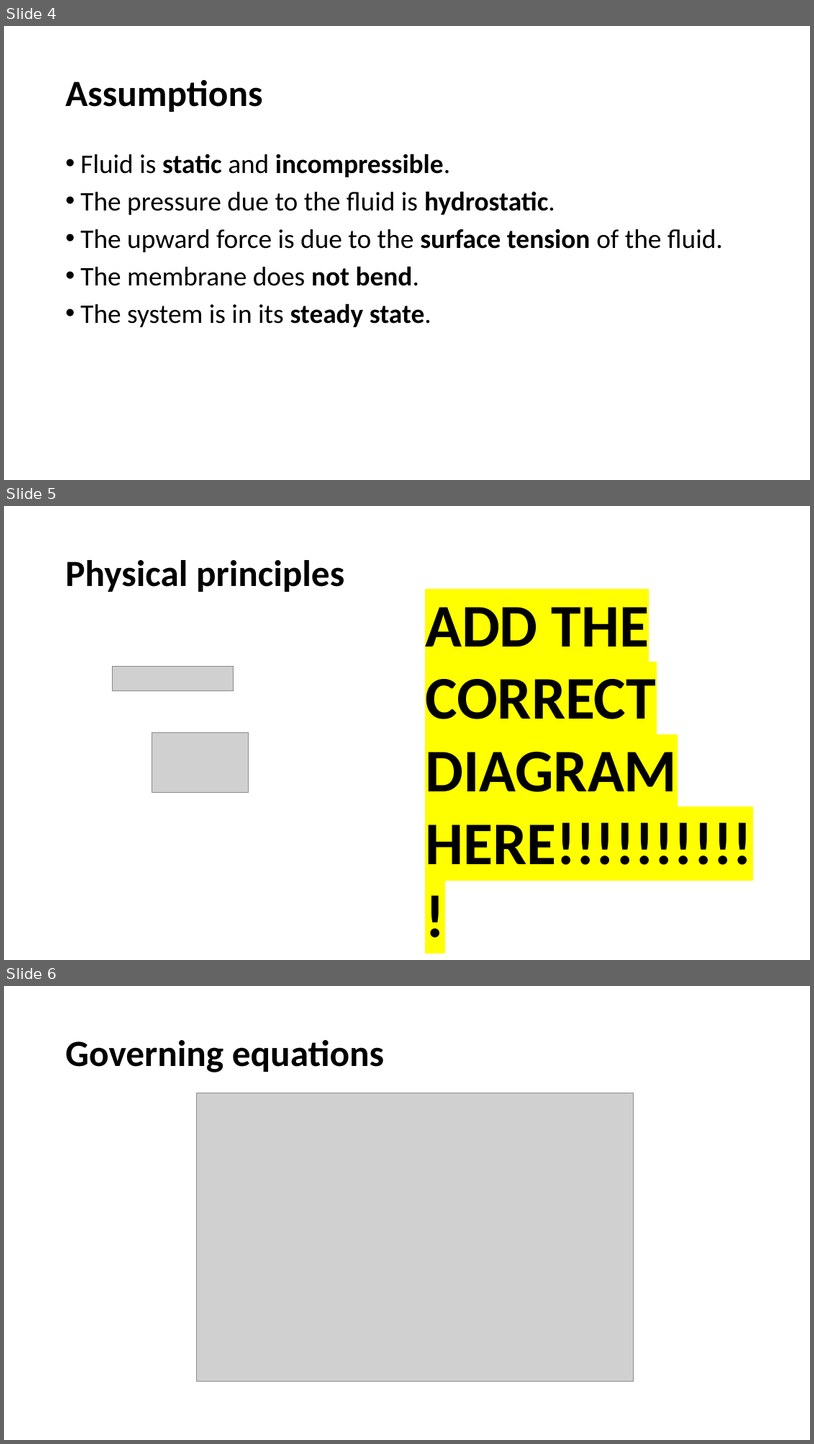
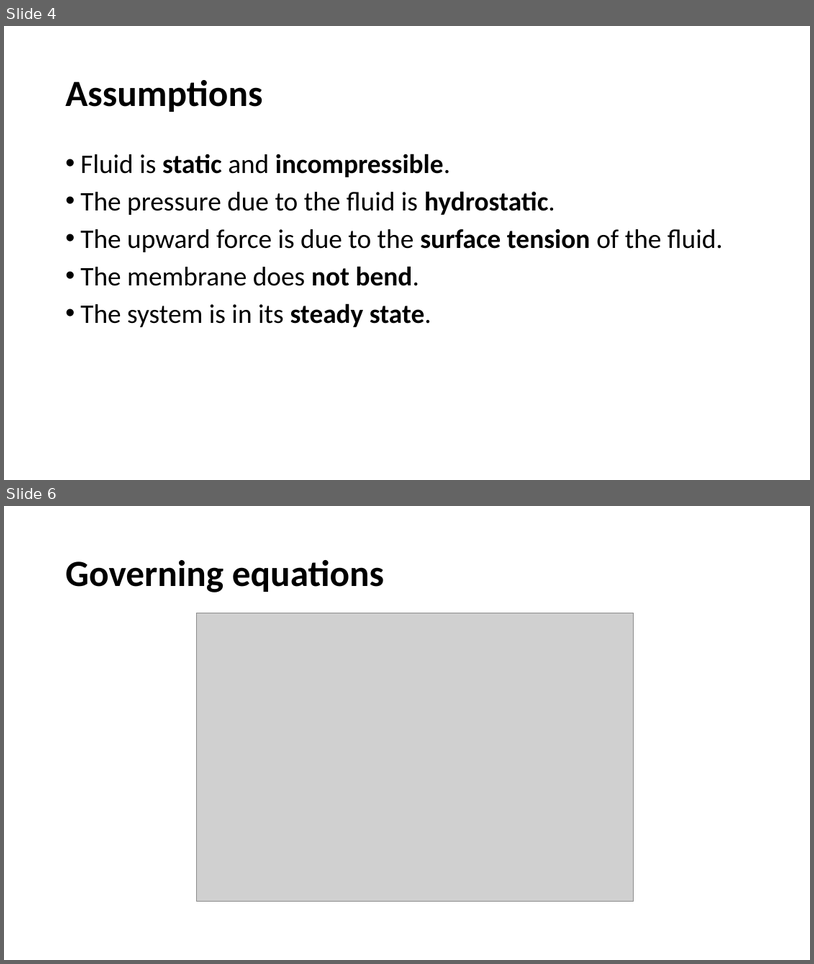
Before and after one commit to OGBond/Modelling1, a slide deck: Presentation/Presentation.pptx. Shown one above the other, each under a label of ours: slides 4, 5 and 6 before the commit, slides 4 and 6 after it; the slides between them are not shown. The pictures are 814x1444 and 814x964 pixels, drawn with LibreOffice and Linux fonts; fonts in the diff are those of the drawing; grey boxes stand for pictures. Boxes give left, top, right and bottom in pixels: in the first picture for what was removed or moved away, otherwise in the second. Text is boxed around its words. In the diff, an @@ line names an element or a change of style, - is before the commit and + after.

```diff
--- a/Presentation/Presentation.pptx
+++ b/Presentation/Presentation.pptx
@@ slide 5 removed at [4, 506, 810, 960], background #FFFFFF @@
@@ title removed at [65, 560, 345, 592] @@
-Physical principles
@@ text removed at [425, 607, 753, 865] @@
-ADD THE CORRECT DIAGRAM HERE!!!!!!!!!!!
@@ picture removed at [112, 666, 233, 690] @@
@@ picture removed at [152, 733, 248, 792] @@
```
Also in this commit, not shown: 2 slides changed, 2 slides added, 2 other slides removed, 1 other file.
